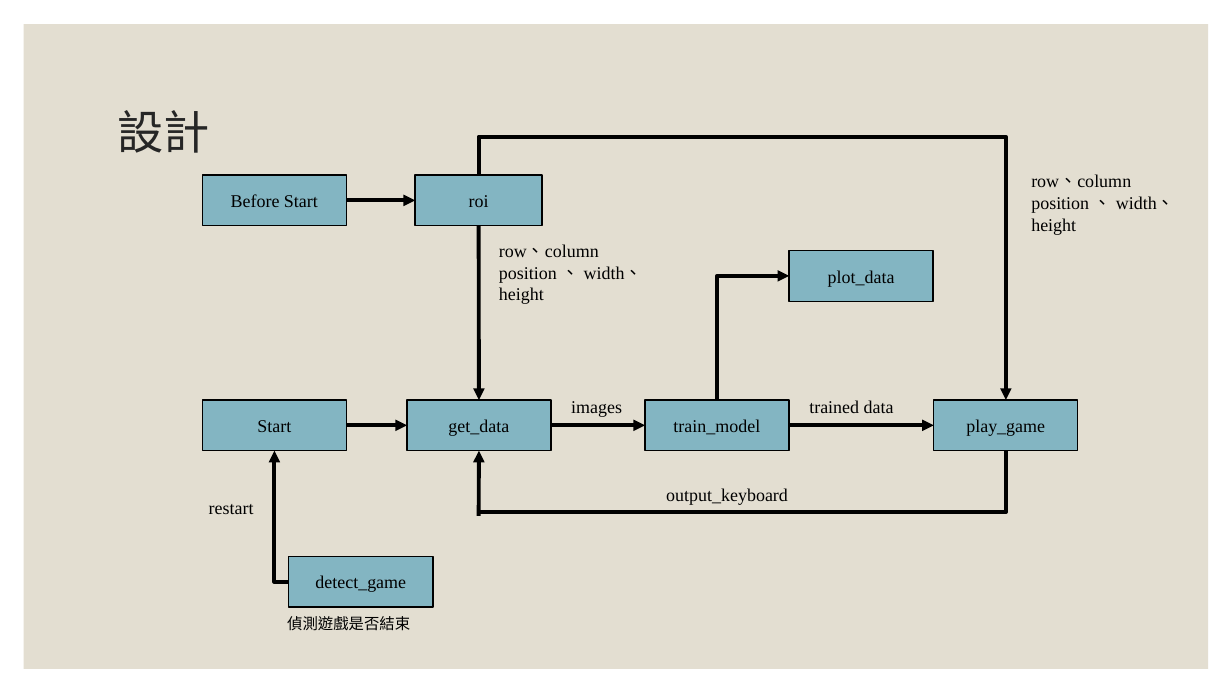
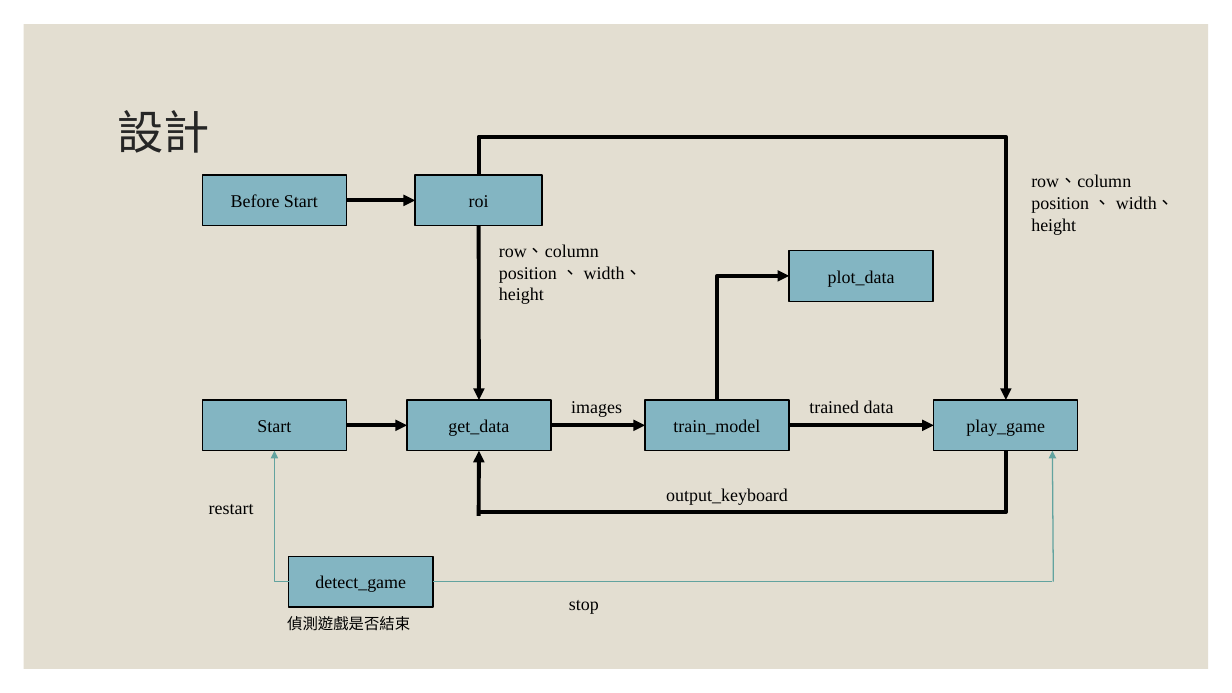
Before and after one commit to San-Zero/ML_homework, a slide deck: slide 10 of Dino-AI .pptx. Drawn at 1232x693 pixels with LibreOffice and Linux fonts; fonts in the diff are those of the drawing. Boxes give left, top, right and bottom in pixels: in the first picture for what was removed or moved away, otherwise in the second. Text is boxed around its words. In the diff, an @@ line names an element or a change of style, - is before the commit and + after.

```diff
--- a/Dino-AI .pptx
+++ b/Dino-AI .pptx
@@ elbow arrow (289, 582) - (274, 451): stroke #000000 3 pt to #62A39F 1 pt @@
@@ arrow added from (1054, 582) to (1053, 451), #62A39F 1 pt @@
@@ line added from (433, 582) to (1053, 582), #62A39F 1 pt @@
@@ text added at box(569, 600, 599, 614), 14 pt, text #000000 @@
+  stop
```
Also in this commit, not shown: 4 other slides changed, 2 slides added, 2 slides removed, 1 other file.
